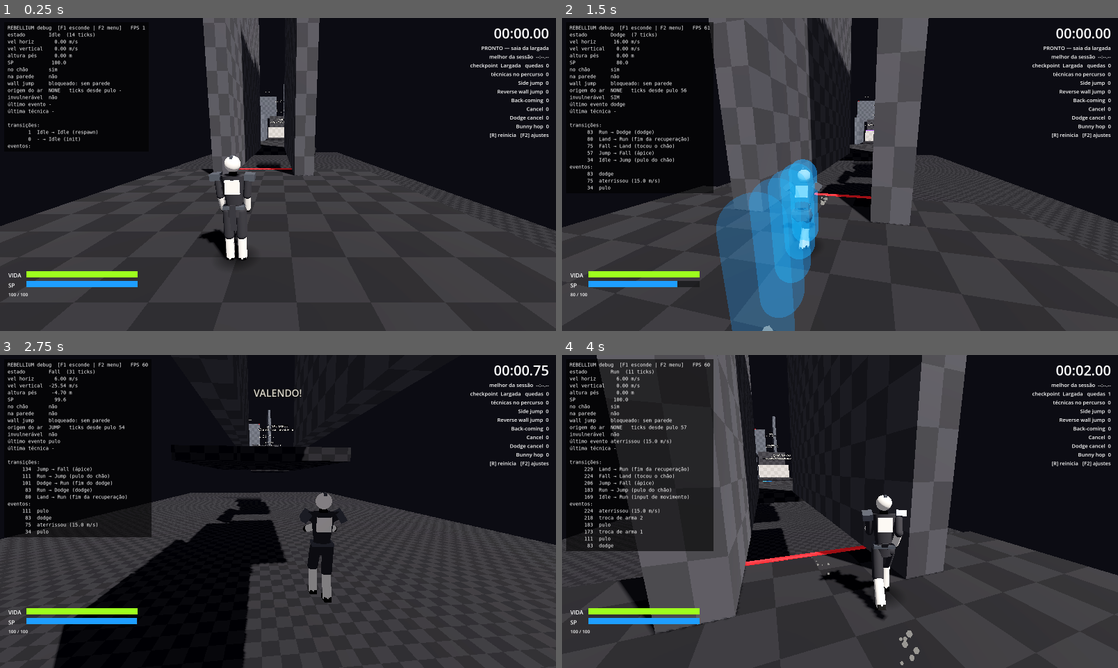
Above: before the commit, frames 1-4 (two rows, left to right).
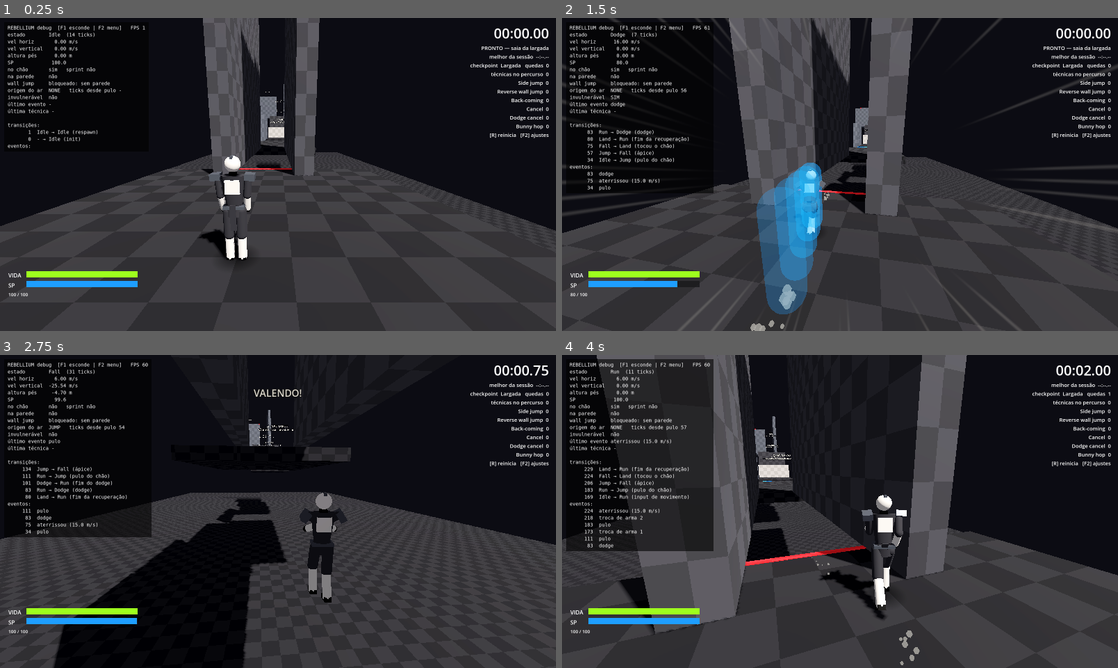
Above: after the commit, the same moments.

Repository: hugolnieri/Rebellium
Game: Godot game, scene res://scenes/arenas/TrainingCourse.tscn
Two runs of this game, one before a commit and one after it. Both use one fixed random seed, a clock stepped at 60 frames per second and the inputs below.
Inputs (mouse positions are in pixels of both pictures, inside the frame that each line leads up to):
- Up to frame 1 (0.25 s): no input
- Up to frame 2 (1.5 s): tap Enter at 0.5 s; move the mouse to (867, 174) at 0.52 s; hold Space (jump) 0.53-1.28 s; hold W (move_forward) from 0.53 s (still down); click (867, 174) at 0.67 s; move the mouse to (812, 174) at 1.27 s; tap Shift (dodge) at 1.35 s; click (812, 174) at 1.42 s
- Up to frame 3 (2.75 s): keep holding W (move_forward); tap Space (jump) at 1.52, 1.55, 1.82 s; move the mouse to (289, 505) at 2.02 s; hold Space (jump) from 2.03 s (still down); tap V (shoulder_swap) at 2.1 s; click (289, 505) at 2.17 s
- Up to frame 4 (4 s): keep holding W (move_forward); move the mouse to (834, 517) at 2.77 s; release Space (jump) at 2.78 s; tap 1 (weapon_slot_1) at 2.85 s; click (834, 517) at 2.92 s; tap Space (jump) at 3.02, 3.05, 3.32 s; move the mouse to (878, 514) at 3.52 s; hold Space (jump) from 3.53 s (still down); tap 2 (weapon_slot_2) at 3.6 s; click (878, 514) at 3.67 s

The runs differ from the first frame. In frame 1, less than 0.1% of the frame differs, in the area x 12-18%, y 15-18%; in frame 2, 15%, in the area x 0-100%, y 0-100%; in frame 3, less than 0.1%; in frame 4, less than 0.1%.

Commit message:
corrida no ar e sensação de velocidade
- Corrida no ar: toque duplo em W no ar acelera até a velocidade de sprint,
  com gravidade x1,7 (cai mais rápido) e custo de SP; sprint do chão não
  acelera a queda; pose de mergulho no personagem
- Sensação de velocidade: linhas radiais (shader) nas bordas, FOV até +18°,
  recuo da câmera e tremor leve, escalando de 8 a 17 m/s (CameraConfig)
- HUD de debug mostra sprint/corrida no ar; testes de corrida no ar

Co-Authored-By: Claude Opus 5.5 <noreply@anthropic.com>
Claude-Session: https://claude.ai/code/session_01F2bQk4JmWMhxKZmCfNJjFU

Diff:
--- a/config/camera_config.tres
+++ b/config/camera_config.tres
@@ -15,8 +15,8 @@
 pitch_max_deg = 55.0
 initial_pitch_deg = -12.0
 base_fov = 75.0
-max_speed_fov_bonus = 10.0
-fov_bonus_per_speed = 1.5
+max_speed_fov_bonus = 18.0
+fov_bonus_per_speed = 2.0
 fov_lerp_speed = 8.0
 shake_on_wall_jump = 0.18
 shake_land_per_speed = 0.03
@@ -24,3 +24,11 @@
 shake_max_offset = 0.08
 shake_decay = 2.5
 shake_frequency = 22.0
+speed_fx_start_speed = 8.0
+speed_fx_full_speed = 17.0
+speed_arm_bonus = 0.9
+speed_lines_max_alpha = 0.32
+speed_lines_count = 110.0
+speed_lines_inner_radius = 0.32
+speed_lines_color = Color(0.86, 0.84, 0.79, 1)
+speed_shake_trauma = 0.22
--- a/config/movement_config.tres
+++ b/config/movement_config.tres
@@ -26,6 +26,10 @@
 sprint_sp_cost_per_second = 12.0
 sprint_double_tap_ticks = 15
 sprint_forward_threshold = 0.3
+air_sprint_enabled = true
+air_sprint_acceleration = 30.0
+air_sprint_gravity_multiplier = 1.7
+air_sprint_sp_cost_per_second = 12.0
 sp_recovery_threshold = 20.0
 dodge_sp_cost = 20.0
 dodge_speed = 16.0
--- a/scenes/player/character_model.gd
+++ b/scenes/player/character_model.gd
@@ -244,6 +244,8 @@
 
 	var pose := _base_pose()
 	match state:
+		&"Jump", &"Fall" when player.air_sprinting:
+			_air_sprint_pose(pose)
 		&"Jump", &"WallJump":
 			_air_pose(pose, true)
 		&"Fall":
@@ -318,6 +320,18 @@
 		pose.spine_x = 0.05
 
 
+## Corrida no ar: corpo mergulhado para frente, pernas pedalando para trás.
+func _air_sprint_pose(pose: Dictionary) -> void:
+	var cycle := sin(_time * 14.0)
+	pose.spine_x = -0.55
+	pose.head_x = 0.4
+	pose.thigh_x = [-0.2 + cycle * 0.6, -0.2 - cycle * 0.6]
+	pose.knee_x = [-0.9 - maxf(cycle, 0.0) * 0.6, -0.9 - maxf(-cycle, 0.0) * 0.6]
+	pose.shoulder_x = [-1.2, -1.2]
+	pose.shoulder_z = [0.35, -0.35]
+	pose.elbow_x = [0.2, 0.2]
+
+
 func _dodge_pose(pose: Dictionary) -> void:
 	var fb := _fb()
 	# Direção do dash no espaço local do modelo (o modelo encara a câmera durante o dodge).
--- /dev/null
+++ b/scenes/player/feedback/speed_lines.gdshader
@@ -0,0 +1,30 @@
+shader_type canvas_item;
+// Linhas de velocidade radiais nas bordas da tela. intensity 0..1 vem da velocidade do jogador.
+
+uniform float intensity : hint_range(0.0, 1.0) = 0.0;
+uniform float max_alpha : hint_range(0.0, 1.0) = 0.32;
+uniform vec4 line_color : source_color = vec4(0.86, 0.84, 0.79, 1.0);
+uniform float line_count = 110.0;
+uniform float inner_radius = 0.32;
+uniform float aspect = 1.777;
+
+float hash(float n) {
+	return fract(sin(n) * 43758.5453);
+}
+
+void fragment() {
+	vec2 p = UV - 0.5;
+	p.x *= aspect;
+	float r = length(p) / (0.5 * length(vec2(aspect, 1.0)));
+	float a = atan(p.y, p.x) / 6.2831853 + 0.5;
+	float id = floor(a * line_count);
+	// Cada linha sorteia presença e comprimento; o sorteio muda ~20x por segundo (cintila).
+	float frame = floor(TIME * 20.0);
+	float rnd = hash(id * 12.9898 + frame * 78.233);
+	float present = step(1.0 - intensity * 0.55, rnd);
+	float start = inner_radius + hash(id * 3.17 + frame) * 0.3 * (1.0 - intensity);
+	float radial = smoothstep(start, start + 0.25, r);
+	float across = 1.0 - abs(fract(a * line_count) - 0.5) * 2.0;
+	float thin = smoothstep(0.55, 1.0, across);
+	COLOR = vec4(line_color.rgb, line_color.a * max_alpha * intensity * present * radial * thin);
+}
--- a/scenes/player/player.gd
+++ b/scenes/player/player.gd
@@ -32,6 +32,8 @@
 var pre_slide_velocity: Vector3 = Vector3.ZERO
 ## Sprint ativado por toque duplo em W; dura enquanto W estiver pressionado.
 var sprint_latched: bool = false
+## Corrida no ar ativa (toque duplo em W no ar). Acaba ao aterrissar, soltar W ou zerar SP.
+var air_sprinting: bool = false
 ## Dashes usados no ar desde a última aterrissagem/wall jump.
 var air_dodges_used: int = 0
 ## Flag de invencibilidade (dodge). Consultada pelo combate futuro.
@@ -198,8 +200,12 @@
 	if input.is_pressed_this_tick(input.forward_pressed_tick) and MovementRules.is_double_tap(
 			input.forward_pressed_tick, input.forward_prev_pressed_tick, config.sprint_double_tap_ticks):
 		sprint_latched = true
+		# Toque duplo no ar = corrida no ar (sprint vindo do chão não acelera a queda).
+		if config.air_sprint_enabled and not is_on_floor() and sp.can_drain():
+			air_sprinting = true
 	if input.move.y <= config.sprint_forward_threshold or sp.exhausted:
 		sprint_latched = false
+		air_sprinting = false
 
 
 ## Estado de chão desejado pelo input atual.
@@ -215,6 +221,8 @@
 
 func apply_gravity(delta: float) -> void:
 	var gravity := config.get_jump_gravity() if velocity.y > 0.0 else config.get_fall_gravity()
+	if air_sprinting:
+		gravity *= config.air_sprint_gravity_multiplier
 	velocity.y = maxf(velocity.y - gravity * delta, -config.terminal_fall_speed)
 
 
@@ -233,11 +241,17 @@
 
 ## Controle no ar: direciona, mas não acelera além de max(velocidade atual, andar).
 func apply_air_movement(input: PlayerInput, delta: float) -> void:
+	if air_sprinting:
+		sp.drain(config.air_sprint_sp_cost_per_second * delta)
+		if sp.exhausted:
+			air_sprinting = false
 	if input.has_move():
 		var horizontal := get_horizontal_velocity()
-		var target_speed := maxf(config.walk_speed, horizontal.length())
+		var base_speed := config.sprint_speed if air_sprinting else config.walk_speed
+		var target_speed := maxf(base_speed, horizontal.length())
 		var target := input.get_wish_direction() * target_speed
-		horizontal = horizontal.move_toward(target, config.air_acceleration * delta)
+		var accel := config.air_sprint_acceleration if air_sprinting else config.air_acceleration
+		horizontal = horizontal.move_toward(target, accel * delta)
 		velocity.x = horizontal.x
 		velocity.z = horizontal.z
 	apply_gravity(delta)
@@ -356,6 +370,7 @@
 
 ## Limpa memória de paredes ao tocar o chão.
 func on_landed() -> void:
+	air_sprinting = false
 	air_dodges_used = 0
 	last_wall_jump_collider = 0
 	back_coming_wall = 0
@@ -385,6 +400,7 @@
 	air_origin = MovementRules.AirOrigin.NONE
 	is_invulnerable = false
 	sprint_latched = false
+	air_sprinting = false
 	air_dodges_used = 0
 	last_wall_jump_collider = 0
 	back_coming_wall = 0
--- a/scenes/player/player_camera.gd
+++ b/scenes/player/player_camera.gd
@@ -3,6 +3,8 @@
 ## Câmera em terceira pessoa sobre o ombro. Só apresentação: lê o look do InputReader
 ## e a posição interpolada do jogador. Dois SpringArm3D evitam atravessar paredes:
 ## um lateral (ombro) e um para trás (distância).
+
+const SPEED_LINES_SHADER: Shader = preload("res://scenes/player/feedback/speed_lines.gdshader")
 
 @export var camera_config: CameraConfig
 
@@ -19,6 +21,10 @@
 var _last_swap_tick: int = PlayerInput.NEVER
 ## Trauma do tremor (0–1); o deslocamento cresce com trauma².
 var _trauma: float = 0.0
+## 0–1: quanto da sensação de velocidade está ativa (suavizado).
+var _speed_fx: float = 0.0
+var _speed_lines: ColorRect
+var _speed_material: ShaderMaterial
 var _shake_time: float = 0.0
 
 
@@ -34,12 +40,38 @@
 	camera.fov = camera_config.base_fov
 	# O Player (pai) termina o _ready depois dos filhos: posiciona no primeiro frame.
 	_follow.call_deferred(0.0)
+	_build_speed_lines()
 	GameEvents.wall_jump_executed.connect(func(who: Node, _data: Dictionary) -> void:
 		if who == player:
 			add_trauma(camera_config.shake_on_wall_jump))
 	GameEvents.landed.connect(func(who: Node, impact: float) -> void:
 		if who == player and impact > camera_config.shake_land_min_speed:
 			add_trauma((impact - camera_config.shake_land_min_speed) * camera_config.shake_land_per_speed))
+
+
+func _build_speed_lines() -> void:
+	var layer := CanvasLayer.new()
+	layer.layer = 1
+	add_child(layer)
+	_speed_lines = ColorRect.new()
+	_speed_lines.set_anchors_and_offsets_preset(Control.PRESET_FULL_RECT)
+	_speed_lines.mouse_filter = Control.MOUSE_FILTER_IGNORE
+	_speed_material = ShaderMaterial.new()
+	_speed_material.shader = SPEED_LINES_SHADER
+	_speed_lines.material = _speed_material
+	layer.add_child(_speed_lines)
+
+
+func _update_speed_lines() -> void:
+	var cfg := camera_config
+	var size := get_viewport().get_visible_rect().size
+	_speed_material.set_shader_parameter(&"intensity", _speed_fx)
+	_speed_material.set_shader_parameter(&"max_alpha", cfg.speed_lines_max_alpha)
+	_speed_material.set_shader_parameter(&"line_color", cfg.speed_lines_color)
+	_speed_material.set_shader_parameter(&"line_count", cfg.speed_lines_count)
+	_speed_material.set_shader_parameter(&"inner_radius", cfg.speed_lines_inner_radius)
+	_speed_material.set_shader_parameter(&"aspect", size.x / maxf(size.y, 1.0))
+	_speed_lines.visible = _speed_fx > 0.01
 
 
 func add_trauma(amount: float) -> void:
@@ -49,13 +81,16 @@
 func _process(delta: float) -> void:
 	_follow(delta)
 	_update_shake(delta)
+	_update_speed_lines()
 
 
 func _update_shake(delta: float) -> void:
 	var cfg := camera_config
 	_trauma = maxf(_trauma - cfg.shake_decay * delta, 0.0)
 	_shake_time += delta
-	var amount := _trauma * _trauma * cfg.shake_max_offset
+	# Tremor contínuo leve em alta velocidade, somado ao trauma dos impactos.
+	var trauma := maxf(_trauma, cfg.speed_shake_trauma * _speed_fx)
+	var amount := trauma * trauma * cfg.shake_max_offset
 	var t := _shake_time * cfg.shake_frequency
 	camera.h_offset = amount * (sin(t * 1.0) + sin(t * 2.31) * 0.5)
 	camera.v_offset = amount * (sin(t * 1.37 + 1.7) + sin(t * 2.89) * 0.5)
@@ -78,7 +113,12 @@
 	shoulder_arm.spring_length = absf(_shoulder_blend) * cfg.shoulder_offset
 	shoulder_arm.margin = cfg.spring_margin
 	back_arm.rotation = Vector3(0.0, -side_angle, 0.0)
-	back_arm.spring_length = cfg.arm_length
+	var speed := player.get_horizontal_velocity().length()
+	var target_fx := clampf((speed - cfg.speed_fx_start_speed)
+		/ maxf(cfg.speed_fx_full_speed - cfg.speed_fx_start_speed, 0.01), 0.0, 1.0)
+	_speed_fx = lerpf(_speed_fx, target_fx, clampf(cfg.fov_lerp_speed * delta, 0.0, 1.0)) \
+		if delta > 0.0 else target_fx
+	back_arm.spring_length = cfg.arm_length + cfg.speed_arm_bonus * _speed_fx
 	back_arm.margin = cfg.spring_margin
 	var extra_speed := maxf(player.get_horizontal_speed() - player.config.walk_speed, 0.0)
 	var target_fov := cfg.base_fov + minf(extra_speed * cfg.fov_bonus_per_speed, cfg.max_speed_fov_bonus)
--- a/scenes/ui/debug_hud.gd
+++ b/scenes/ui/debug_hud.gd
@@ -76,7 +76,8 @@
 	lines.append("vel vertical  %6.2f m/s" % p.velocity.y)
 	lines.append("altura pés    %6.2f m" % p.global_position.y)
 	lines.append("SP            %6.1f%s" % [p.sp.current, "  EXAUSTO" if p.sp.exhausted else ""])
-	lines.append("no chão       %s" % ("sim" if p.is_on_floor() else "não"))
+	lines.append("no chão       %s   sprint %s%s" % ["sim" if p.is_on_floor() else "não",
+		"SIM" if p.sprint_latched else "não", "   CORRIDA NO AR" if p.air_sprinting else ""])
 	lines.append("na parede     %s" % p.get_wall_debug_text())
 	var block := p.get_wall_jump_block_reason()
 	lines.append("wall jump     %s" % ("LIBERADO" if block == "" else "bloqueado: " + block))
--- a/scripts/core/camera_config.gd
+++ b/scripts/core/camera_config.gd
@@ -25,9 +25,9 @@
 @export_group("Campo de visão")
 @export_range(40.0, 120.0, 0.5, "suffix:°") var base_fov: float = 75.0
 ## FOV extra máximo conforme a velocidade horizontal passa da velocidade de andar.
-@export_range(0.0, 40.0, 0.5, "suffix:°") var max_speed_fov_bonus: float = 10.0
+@export_range(0.0, 40.0, 0.5, "suffix:°") var max_speed_fov_bonus: float = 18.0
 ## FOV extra por m/s acima da velocidade de andar.
-@export_range(0.0, 10.0, 0.05, "suffix:°/(m/s)") var fov_bonus_per_speed: float = 1.5
+@export_range(0.0, 10.0, 0.05, "suffix:°/(m/s)") var fov_bonus_per_speed: float = 2.0
 @export_range(0.5, 40.0, 0.5) var fov_lerp_speed: float = 8.0
 
 @export_group("Tremor")
@@ -39,3 +39,18 @@
 @export_range(0.0, 0.5, 0.005, "suffix:m") var shake_max_offset: float = 0.08
 @export_range(0.1, 10.0, 0.1, "suffix:/s") var shake_decay: float = 2.5
 @export_range(1.0, 60.0, 0.5, "suffix:Hz") var shake_frequency: float = 22.0
+
+@export_group("Sensação de velocidade")
+## Velocidade em que os efeitos começam (linhas, recuo da câmera).
+@export_range(0.0, 40.0, 0.5, "suffix:m/s") var speed_fx_start_speed: float = 8.0
+## Velocidade em que os efeitos chegam ao máximo.
+@export_range(1.0, 60.0, 0.5, "suffix:m/s") var speed_fx_full_speed: float = 17.0
+## Recuo extra do braço da câmera na velocidade máxima.
+@export_range(0.0, 5.0, 0.05, "suffix:m") var speed_arm_bonus: float = 0.9
+@export_range(0.0, 1.0, 0.01) var speed_lines_max_alpha: float = 0.32
+@export_range(10.0, 300.0, 1.0) var speed_lines_count: float = 110.0
+## Raio (0–1 do centro à borda) onde as linhas começam: mantém o centro limpo.
+@export_range(0.0, 1.0, 0.01) var speed_lines_inner_radius: float = 0.32
+@export var speed_lines_color: Color = Color(0.86, 0.84, 0.79, 1)
+## Tremor contínuo leve proporcional à velocidade (0 = desligado).
+@export_range(0.0, 1.0, 0.01) var speed_shake_trauma: float = 0.22
--- a/scripts/core/movement_config.gd
+++ b/scripts/core/movement_config.gd
@@ -50,6 +50,12 @@
 @export_range(1, 60, 1, "suffix:ticks") var sprint_double_tap_ticks: int = 15
 ## O sprint continua enquanto o input para frente for maior que isto (soltou W = parou).
 @export_range(0.0, 1.0, 0.01) var sprint_forward_threshold: float = 0.3
+## Corrida no ar: toque duplo em W no ar acelera até a velocidade de sprint...
+@export var air_sprint_enabled: bool = true
+@export_range(0.0, 200.0, 0.5, "suffix:m/s²") var air_sprint_acceleration: float = 30.0
+## ...mas a gravidade fica multiplicada por isto enquanto corre no ar (cai mais rápido).
+@export_range(1.0, 5.0, 0.05) var air_sprint_gravity_multiplier: float = 1.7
+@export_range(0.0, 100.0, 0.5, "suffix:SP/s") var air_sprint_sp_cost_per_second: float = 12.0
 ## Com SP zerado, sprint/dodge/wall jump ficam bloqueados até o SP voltar a este valor.
 @export_range(0.0, 500.0, 1.0) var sp_recovery_threshold: float = 20.0
 
--- a/tests/integration/test_player_ground.gd
+++ b/tests/integration/test_player_ground.gd
@@ -111,3 +111,40 @@
 	d.step(3)  # soltou o W
 	d.step(5, FWD)
 	assert_ne(d.player.get_state_name(), &"Sprint", "soltar o W encerra o sprint")
+
+
+## Pula parado, espera `ticks_before` e (opcional) faz o toque duplo em W no ar.
+func _jump_and_measure_airtime(air_sprint: bool) -> Dictionary:
+	d.press_jump()
+	d.step(1)
+	d.step(6)
+	if air_sprint:
+		d.forward_prev_pressed_tick = d.player.tick - 4
+		d.forward_pressed_tick = d.player.tick + 1
+	var sp_before := d.player.sp.current
+	var max_speed := 0.0
+	var ticks := 0
+	while not d.player.is_on_floor() and ticks < 120:
+		d.step(1, FWD)
+		ticks += 1
+		max_speed = maxf(max_speed, d.player.get_horizontal_speed())
+	return {"ticks": ticks, "speed": max_speed, "sp_used": sp_before - d.player.sp.current}
+
+
+func test_air_sprint_accelerates_but_falls_faster_and_costs_sp() -> void:
+	var normal := _jump_and_measure_airtime(false)
+	d.step(40)
+	var sprint := _jump_and_measure_airtime(true)
+	assert_gt(sprint.speed, normal.speed + 2.0, "corrida no ar acelera (%.1f vs %.1f)" % [sprint.speed, normal.speed])
+	assert_lt(sprint.ticks, normal.ticks - 3, "e cai mais rápido (%d vs %d ticks)" % [sprint.ticks, normal.ticks])
+	assert_gt(sprint.sp_used, 1.0, "gasta SP")
+	assert_false(d.player.air_sprinting, "acaba ao aterrissar")
+
+
+func test_ground_sprint_jump_does_not_speed_up_fall() -> void:
+	d.step(40, FWD, true)
+	assert_true(d.player.sprint_latched)
+	d.press_jump()
+	d.step(1, FWD)
+	d.step(10, FWD)
+	assert_false(d.player.air_sprinting, "sprint do chão não vira corrida no ar sozinho")
Not shown, added: scenes/player/feedback/speed_lines.gdshader.uid
Not shown, changed: docs/ESCOPO.md
Not shown, changed: docs/ROTEIRO_TESTE.md
